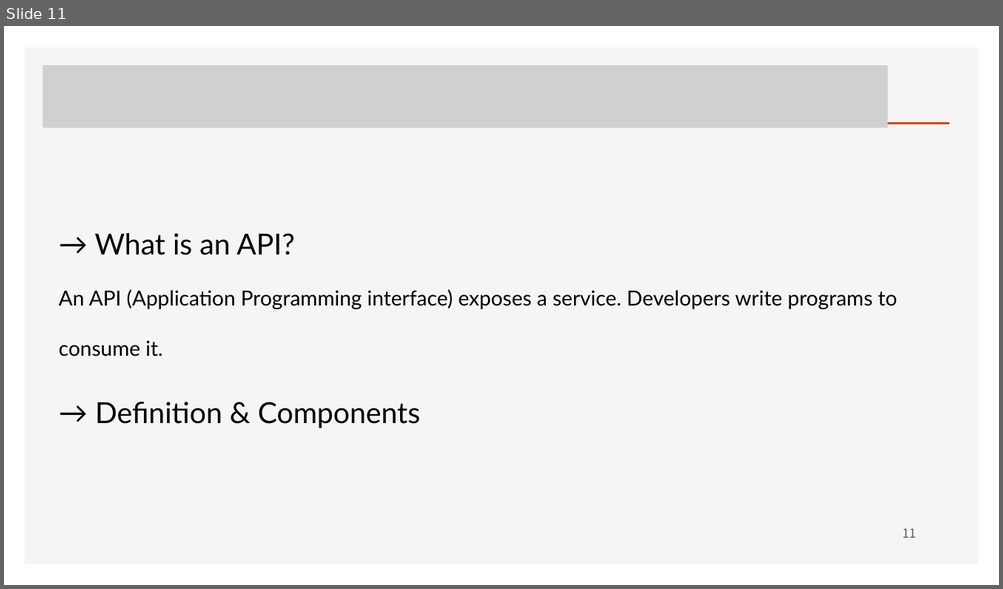
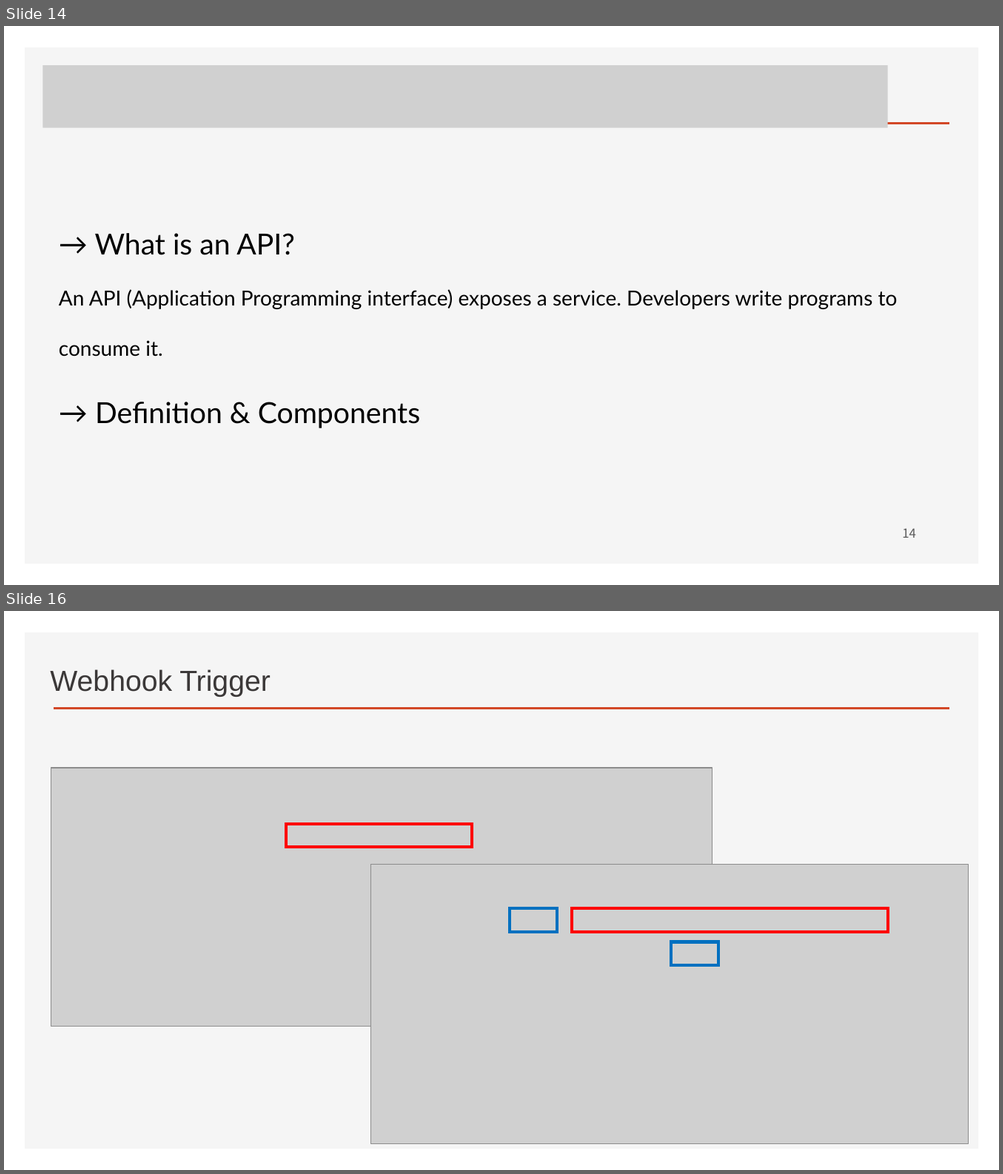
Before and after one commit to ancestor9/2026_Fall_AI-Workflow, a slide deck: PPTs/04_AI Workflow_n8n.pptx. Shown one above the other, each under a label of ours: slide 11 before the commit, slides 14 and 16 after it; the slides between them are not shown. The pictures are 1003x589 and 1003x1174 pixels, drawn with LibreOffice and Linux fonts; fonts in the diff are those of the drawing; grey boxes stand for pictures; background and template pictures are left out. Boxes give left, top, right and bottom in pixels: in the first picture for what was removed or moved away, otherwise in the second. Text is boxed around its words. In the diff, an @@ line names an element or a change of style, - is before the commit and + after.

```diff
--- a/PPTs/04_AI Workflow_n8n.pptx
+++ b/PPTs/04_AI Workflow_n8n.pptx
@@ slide 16 added at [4, 611, 999, 1170], background #FFFFFF; not listed: 2 template elements that a slide beside it also shows @@
@@ text added at [50, 669, 270, 697], 28 pt, text #3B3838 @@
+Webhook Trigger
@@ picture added at [51, 768, 712, 1027] @@
@@ rectangle added at [286, 824, 472, 848], outline #FF0000 3 pt @@
@@ picture added at [371, 864, 968, 1144] @@
@@ rectangle added at [510, 908, 558, 932], outline #0070C0 3 pt @@
@@ rectangle added at [572, 908, 888, 932], outline #FF0000 3 pt @@
@@ rectangle added at [671, 943, 719, 965], outline #0070C0 3 pt @@
@@ what was slide 11 is now slide 14 @@
@@ page number at [902, 528, 916, 538]: text changed @@
-11
+14
```
Also in this commit, not shown: 2 slides changed, 6 other slides added.
